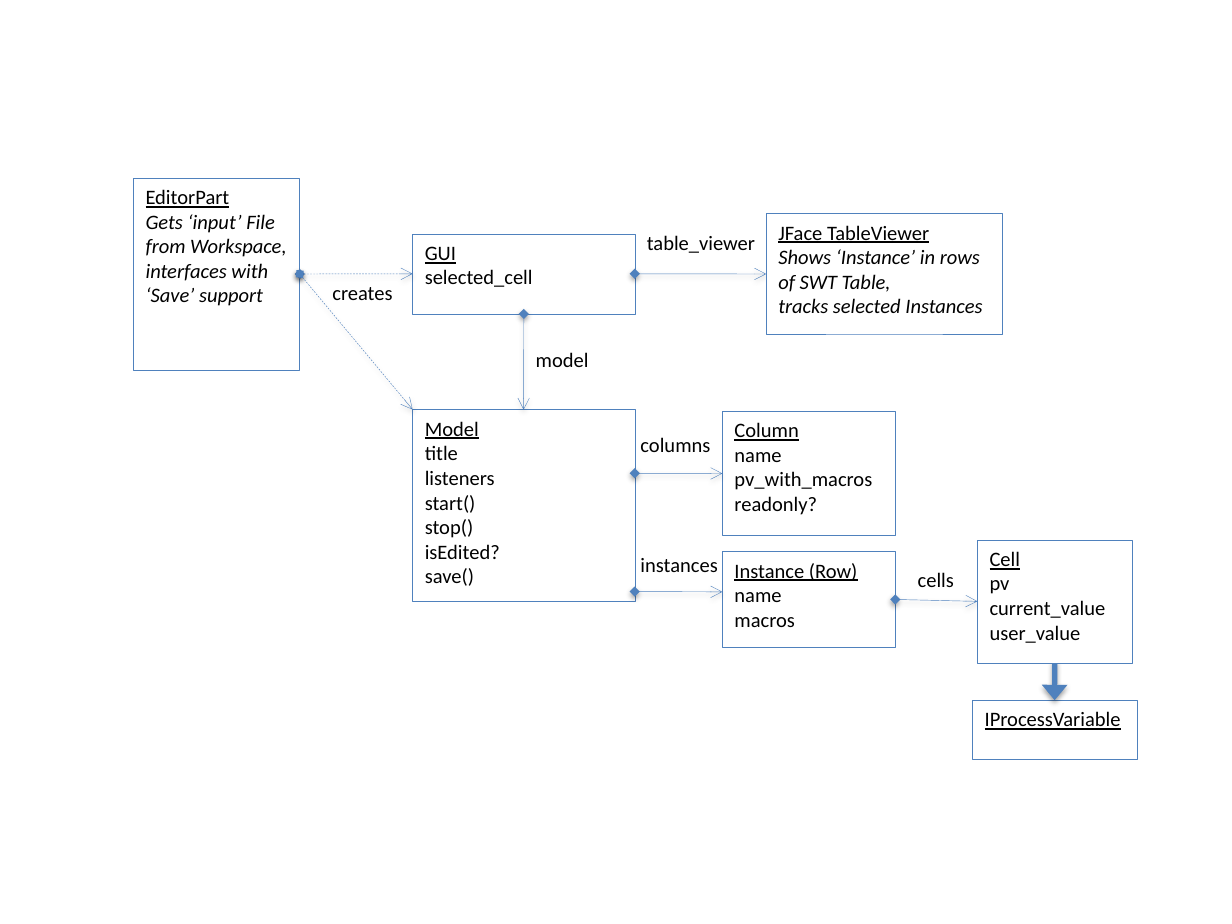
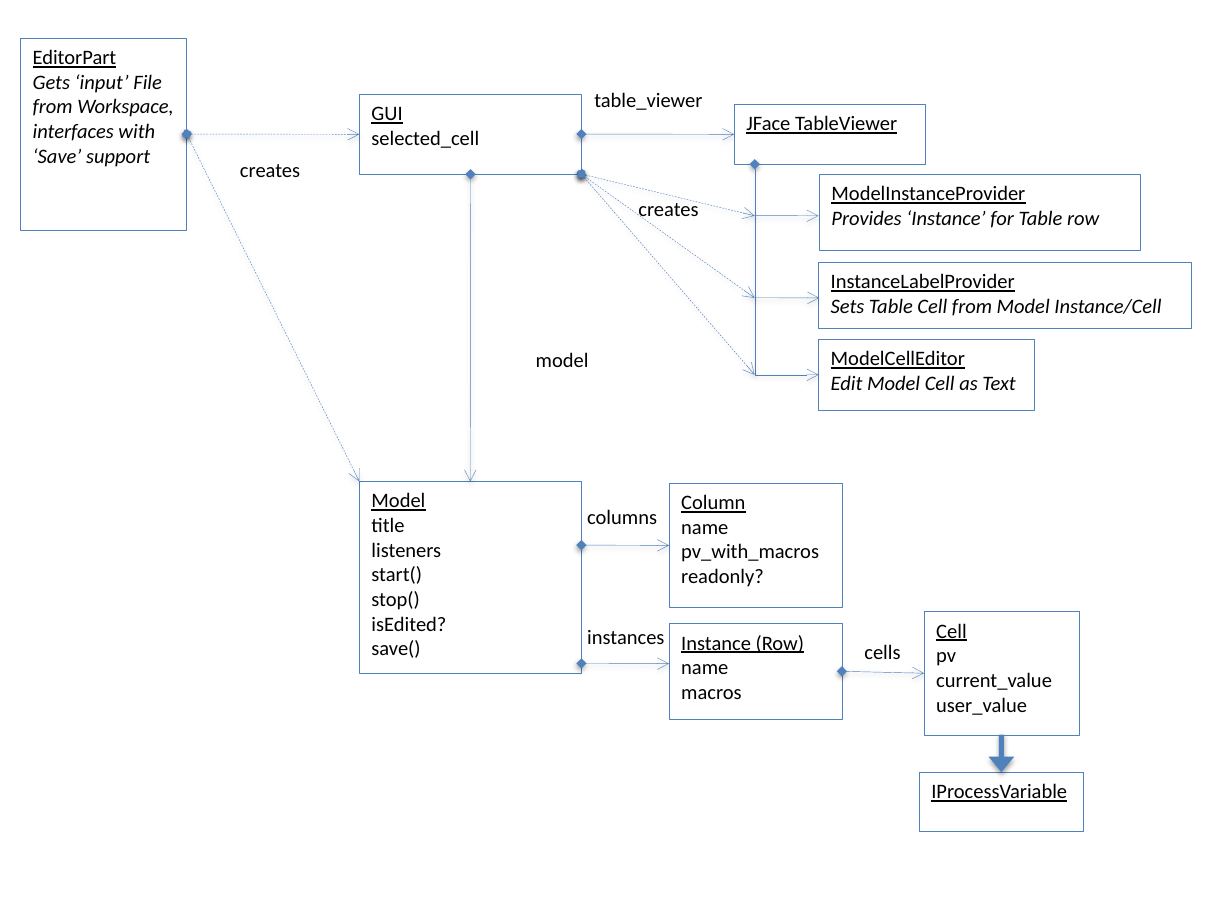
Before and after one commit to ControlSystemStudio/cs-studio, a slide deck: slide 1 of applications/plugins/org.csstudio.display.pace/docs/PACE_UML.pptx. Drawn at 1232x924 pixels with LibreOffice and Linux fonts; fonts in the diff are those of the drawing. Boxes give left, top, right and bottom in pixels: in the first picture for what was removed or moved away, otherwise in the second. Text is boxed around its words. In the diff, an @@ line names an element or a change of style, - is before the commit and + after.

```diff
--- a/applications/plugins/org.csstudio.display.pace/docs/PACE_UML.pptx
+++ b/applications/plugins/org.csstudio.display.pace/docs/PACE_UML.pptx
@@ rectangle "EditorPart": place and size @@
-rectangle "EditorPart" at box(133, 177, 299, 370)
+rectangle "EditorPart" at box(21, 38, 187, 230)
@@ text "table_viewer": place and size @@
-text "table_viewer" at box(647, 235, 755, 253)
+text "table_viewer" at box(594, 92, 702, 110)
@@ rectangle "GUI": place and size @@
-rectangle "GUI" at box(413, 234, 634, 314)
+rectangle "GUI" at box(360, 94, 582, 174)
@@ rectangle "JFace TableViewer": place and size @@
-rectangle "JFace TableViewer" at box(766, 213, 1003, 334)
+rectangle "JFace TableViewer" at box(734, 103, 925, 164)
@@ double arrow moved from (299, 274) - (413, 409) to (187, 134) - (360, 482) @@
@@ double arrow moved from (299, 274) - (413, 274) to (187, 134) - (360, 134) @@
@@ double arrow moved from (634, 274) - (766, 274) to (582, 134) - (734, 134) @@
@@ text "creates": place and size @@
-text "creates" at box(332, 287, 392, 300)
+text "creates" at box(240, 164, 300, 177)
@@ double arrow moved from (524, 314) - (524, 410) to (471, 174) - (471, 482) @@
@@ double arrow added from (582, 174) to (755, 216), #4F81BD 0.25 pt dashed @@
@@ double arrow added from (582, 174) to (755, 375), #4F81BD 0.25 pt dashed @@
@@ double arrow added from (582, 174) to (755, 298), #4F81BD 0.25 pt dashed @@
@@ elbow double arrow added from (755, 164) to (818, 375), #4F81BD 0.25 pt @@
@@ rectangle added at box(819, 174, 1140, 250), fill #FFFFFF, outline #4F81BD 0.25 pt, 12 pt, text #000000, italic @@
+ModelInstanceProvider
+Provides ‘Instance’ for Table row
@@ text added at box(638, 199, 698, 222), 12 pt, text #000000 @@
+creates
@@ arrow added from (755, 216) to (818, 216), #4F81BD 0.25 pt @@
@@ text in rectangle at box(778, 249, 982, 313): paragraphs removed @@
-Shows ‘Instance’ in rows
-of SWT Table,
-tracks selected Instances
@@ rectangle added at box(818, 262, 1190, 329), fill #FFFFFF, outline #4F81BD 0.25 pt, 12 pt, text #000000, italic @@
+InstanceLabelProvider
+Sets Table Cell from Model Instance/Cell
@@ arrow added from (755, 298) to (819, 298), #4F81BD 0.25 pt @@
@@ rectangle added at box(818, 339, 1034, 410), fill #FFFFFF, outline #4F81BD 0.25 pt, 12 pt, text #000000, italic @@
+ModelCellEditor
+Edit Model Cell as Text
@@ rectangle "Model": place and size @@
-rectangle "Model" at box(413, 409, 634, 601)
+rectangle "Model" at box(360, 482, 582, 674)
@@ double arrow moved from (634, 473) - (722, 473) to (582, 546) - (669, 546) @@
@@ double arrow moved from (634, 591) - (722, 591) to (582, 664) - (669, 664) @@
@@ 4 rectangles, 3 texts, 1 double arrow, 1 arrow: place and size @@
-4 rectangles, 3 texts, 1 double arrow, 1 arrow at box(640, 411, 1136, 759)
+4 rectangles, 3 texts, 1 double arrow, 1 arrow at box(587, 483, 1083, 832)
```
Also in this commit, not shown: 14 other files.
